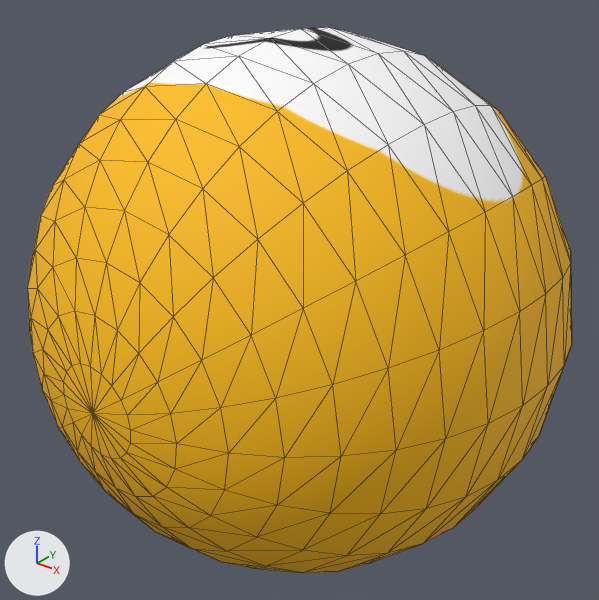
The FBX model Assets/no5.fbx, before and after one commit.
Rendered twice from a camera (50 mm lens) standing at (0.01793, -0.02249, 0.01392) and looking at (-0.00004, -0.00003, 0.0). Lighting does not change. The marker at lower left points along +X, +Y and +Z. Mesh edges are drawn as thin lines.
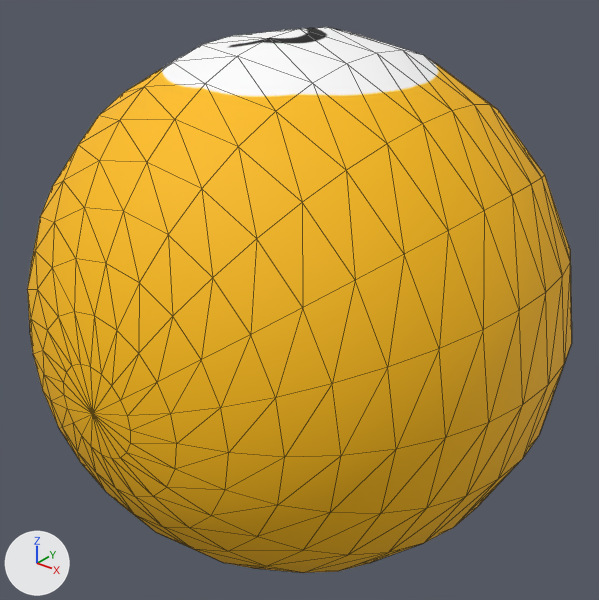
Changed parts and their boxes (x1, y1, x2, y2) in the pictures (599 x 600 px):
'pSphere1', surface changed, turned (white to orange): (27, 27, 572, 573) in both

The change, as a list of edits to the scene's bpy script:
```text
Change me_mesh:
    where me_mesh.from_pydata(...)  # 382 vertices, 760 faces; spans x -1.0..1.0, y -1.0..1.0, z -1.0..1.0
    used by ob_psphere1; location = (0.0, 0.0, 0.0); rotation_euler = (1.571, 0.0, 0.0), in degrees (90, 0, 0); scale = (0.01, 0.01, 0.01)
    me_mesh part 1: texture (UV) coordinates of 760 of 760 faces, centred in x -0.98..0.98, y -0.98..0.98, z -0.99..0.99, changed; they spanned u 0.0..1.0, v 0.0..1.0 and now span u 0.02..0.98, v 0.02..0.98
Change ob_psphere1:
    ob_psphere1.rotation_euler: (1.571, 0.0, 0.0) -> (1.572, -0.00445, 0.0000482)  # degrees (90, 0, 0) -> degrees (90, -0.3, 0)
```
